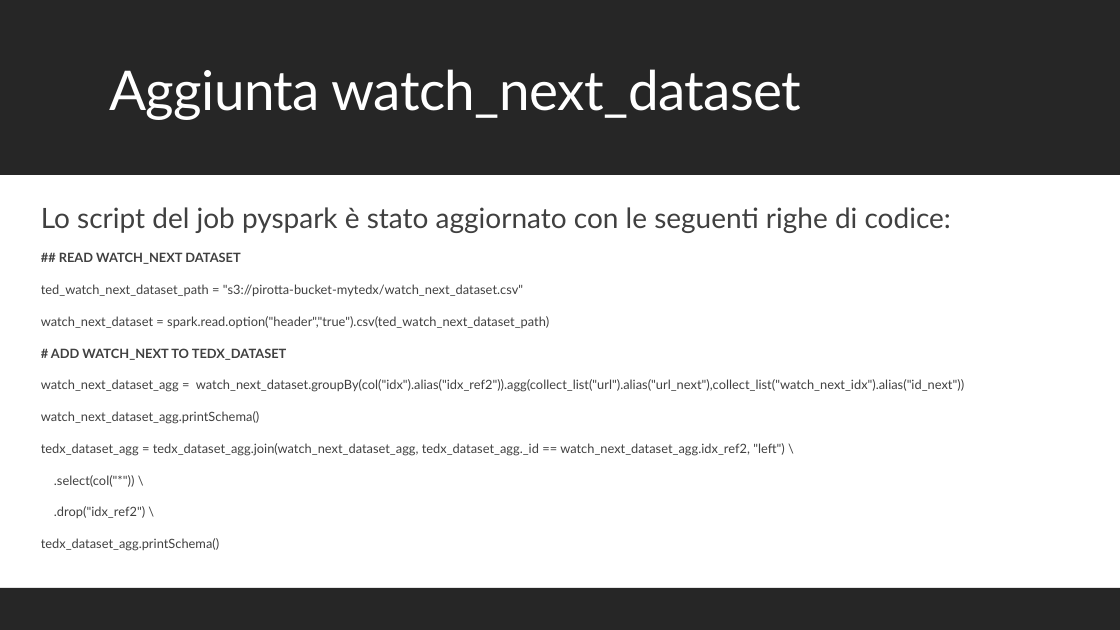
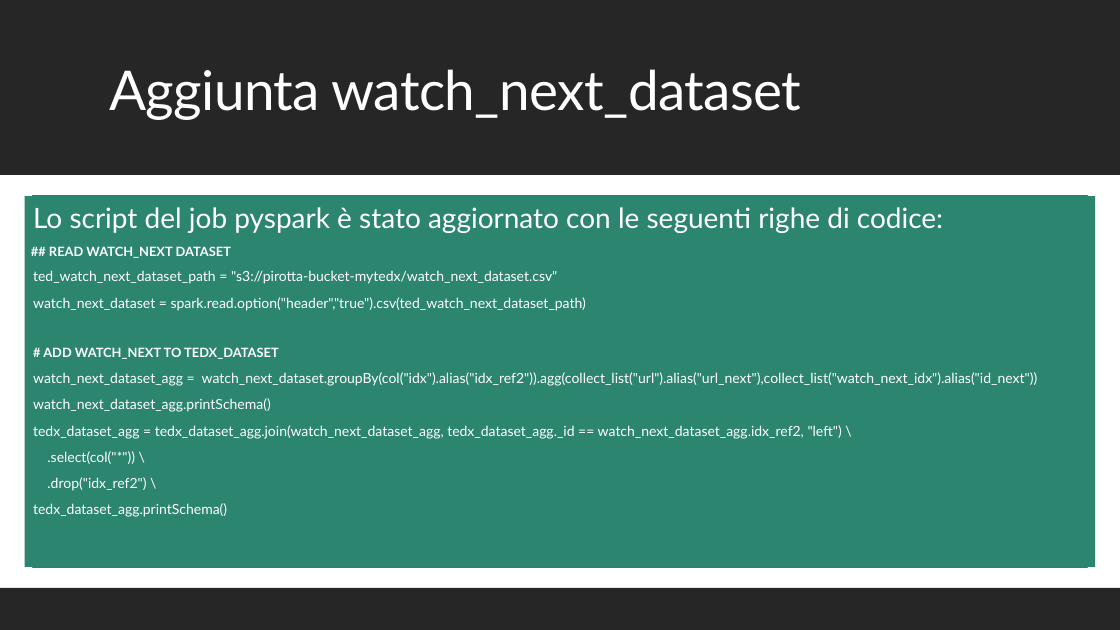
Before and after one commit to PirottaNicola/TC-Mproject_Boffelli_Pirotta, a slide deck: slide 8 of Preparation files/MyTEDx_Presentazione.pptx. Drawn at 1120x630 pixels with LibreOffice and Linux fonts; fonts in the diff are those of the drawing. Boxes give left, top, right and bottom in pixels: in the first picture for what was removed or moved away, otherwise in the second. Text is boxed around its words. In the diff, an @@ line names an element or a change of style, - is before the commit and + after.

```diff
--- a/Preparation files/MyTEDx_Presentazione.pptx
+++ b/Preparation files/MyTEDx_Presentazione.pptx
@@ text "Lo script del job pyspark ...": place and size @@
-text "Lo script del job pyspark ..." at [41, 207, 964, 551]
+text "Lo script del job pyspark ..." at [24, 196, 1095, 567]
@@ text "Lo script del job pyspark ..." at [24, 196, 1095, 567]: text colour #404040 to #FFFFFF; size 11 to 12 pt in "ted_watch_next_dataset_path = "s3://pirotta-bucket-mytedx/wa ...", "watch_next_dataset = spark.read.option("header","true").csv( ...", "watch_next_dataset_agg = watch_next_dataset.groupBy(col("idx ...", "watch_next_dataset_agg.printSchema()" and 4 more places; bullet   to none; less space between paragraphs; fill none to #2C856E @@
@@ rectangle added at [33, 196, 1088, 567], fill #3BB193, outline #2C836D 1.25 pt @@
```
Also in this commit, not shown: 3 other slides changed.
